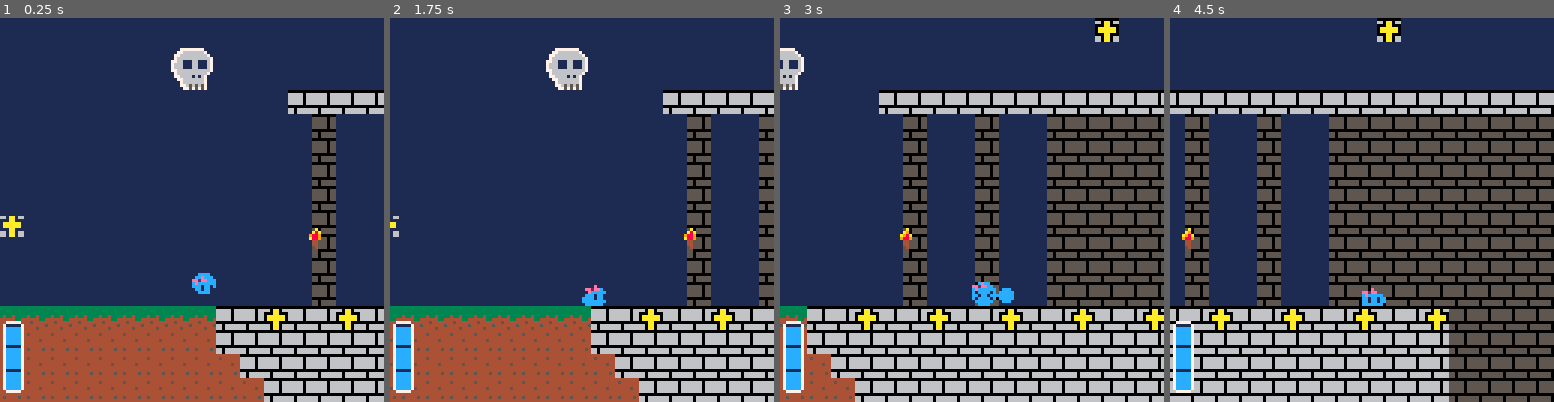
Above: before the commit, frames 1-4 (left to right).
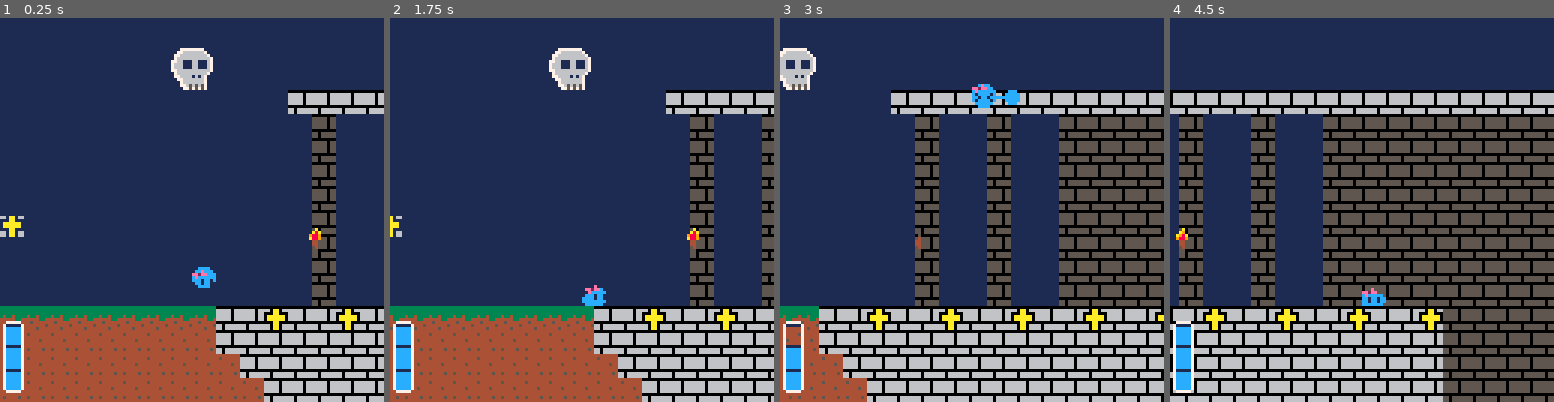
Above: after the commit, the same moments.

Repository: AriaLyndis/SlimeGamePrototype
Game: PICO-8 cartridge SlimeGamePrototype.p8
Two runs of this game, one before a commit and one after it. Both use one fixed random seed, a clock stepped at 60 frames per second and the inputs below.
Inputs:
- Up to frame 1 (0.25 s): no input
- Up to frame 2 (1.75 s): tap X (X key) at 0.33, 1.07 s; tap O (Z key) at 0.7, 1.7 s; hold Right from 1.6 s (still down)
- Up to frame 3 (3 s): tap X (X key) at 1.85, 2.97 s; release Right at 2.1 s; tap O (Z key) at 2.1, 2.5, 2.9 s; hold Up 2.15-2.42 s; hold Right from 2.47 s (still down)
- Up to frame 4 (4.5 s): release Right at 3.03 s; hold Left 3.08-3.58 s; tap O (Z key) at 3.3, 3.7, 4.1 s; hold Down 3.63-3.97 s; hold Right from 4.02 s (still down); tap X (X key) at 4.08 s

The runs differ from the first frame. In frame 1, 0.3% of the frame differs, in the area x 50-57%, y 64-72%; in frame 2, 7.1%; in frame 3, 20%, in the area x 0-100%, y 0-100%; in frame 4, 18%.

Commit message:
Some Added Functions for health

Diff:
--- a/SlimeGamePrototype.p8
+++ b/SlimeGamePrototype.p8
@@ -41,6 +41,20 @@
     print("slimeter: "..tostr(slimeter.level))
 end
 
+function collision(entity1, entity2)
+    if (((entity1.right >= entity2.left) and (entity1.right <= entity2.right))or ((entity1.left <= entity2.right) and (entity1.left >= entity2.left))) and ((entity1.bottom >= entity2.top) and entity1.top <= entity2.bottom) then
+        return true
+    else
+        return false
+    end
+end
+
+function update_edges(entity)
+    entity.right = entity.x + 7
+    entity.left = entity.x
+    entity.top = entity.y
+    entity.bottom = entity.y+7
+end
 -->8
 --player
 player = {
@@ -49,8 +63,8 @@
 y=64,
 velX=0,
 yvel=0,
-x_accel=.8,
-x_deccel=.4,
+x_accel=1,
+x_deccel=.5,
 jump_height=4,
 gravity=.5,
 right=0,
@@ -133,17 +147,8 @@
     end
 --velocity adjusts position
     if player.state.free then
-        if player.velX>0 then
-            player.x += ceil(player.velX)
-        			player.facing = "right"
-        else
-        player.x += flr(player.velX)
-        end
-        if player.yvel>0 then
-            player.y += ceil(player.yvel)
-        else
-        player.y += flr(player.yvel)
-        end
+        player.x += player.velX
+        player.y += player.yvel
     end
 --update edges
     player.right = 64+7
@@ -231,10 +236,14 @@
 y=70,
 sprite = 2,
 alive = true,
-unlit_timer = 0
+unlit_timer = 0,
+left=0,
+right=0,
+top=0,
+bottom=0
 }
 function pickup()
-	if torch.alive == true and ((torch.x+4 > player.left) and (torch.x+4 < player.right)) and ((torch.y+4 < player.bottom) and (torch.y+4 > player.top)) then
+	if torch.alive == true and collision(player, torch) then
     torch.alive = false
     torch.unlit_timer = 0
     player.yvel = -8
@@ -249,8 +258,9 @@
 end
 
 function update_torch()
- torch.x = -player.x+165
+    torch.x = -player.x+165
 	--current sprite
+    update_edges(torch)
 	pickup()
  if torch.alive == true then
 	 torch.sprite = 2+frame_count/3%3
@@ -278,10 +288,7 @@
 
 function update_block()
 --update edges
- block.right = block.x + 7
- block.left = block.x
- block.top = block.y
- block.bottom = block.y+7
+    update_edges(block)
 --collide
 	collide()
 end
@@ -313,10 +320,7 @@
 --update x
 real_block.x = -player.x+64
 --update edges
- real_block.right = real_block.x + 7
- real_block.left = real_block.x
- real_block.top = real_block.y
- real_block.bottom = real_block.y+7
+ update_edges(real_block)
 --collide
  real_collide()
 end
@@ -327,8 +331,8 @@
 
 function real_collide()
 
-	if (((player.right >= real_block.left) and (player.right <= real_block.right))or ((player.left <= real_block.right) and (player.left >= real_block.left))) and ((player.bottom >= real_block.top) and player.top <= real_block.bottom) then
-		player.y = real_block.top - 9
+	if collision(player, real_block) then
+		player.y = real_block.top - 7
         player.state.grounded = true
         slimeter.level = 3
     end
@@ -526,7 +530,7 @@
 0003020202020000000000000000000000000000000000000000000000000000000000000000000000000000000000000000000000000000000000000000000000000000000000000000000000000000000000000000000000000000000000000000000000000000000000000000000000000000000000000000000000000000
 0000000000000000000000000000000000000000000000000000000000000000000000000000000000000000000000000000000000000000000000000000000000000000000000000000000000000000000000000000000000000000000000000000000000000000000000000000000000000000000000000000000000000000
 __map__
-0e0e0e0e0e0e0e0e0e0e0e0e0e0e0e0e0e0e0e0e0e0e060e0e0e0e0e0e0e3f3f3f3f3f3f3f3f3f3f3f3f3f3f3f3f3f3f3f3f3f3f3f3f3f00000000000000000000000000000000000000000000000000000000000000000000000000000000000000000000000000000000000000000000000000000000000000000000000000
+0e0e0e0e0e0e0e0e0e0e0e0e0e0e0e0e0e0e0e0e0e0e0e0e0e0e0e0e0e0e3f3f3f3f3f3f3f3f3f3f3f3f3f3f3f3f3f3f3f3f3f3f3f3f3f00000000000000000000000000000000000000000000000000000000000000000000000000000000000000000000000000000000000000000000000000000000000000000000000000
 0e0e0e0e0e0e0e0e0e0e0e0e0e0e0e0e0e0e0e0e0e0e0e0e0e0e0e0e0e0e3f3f3f3f3f3f3f3f3f3f3f3f3f3f3f3f3f3f3f3f3f3f3f3f3f00000000000000000000000000000000000000000000000000000000000000000000000000000000000000000000000000000000000000000000000000000000000000000000000000
 0e0e0e0e0e0e0e0e0e0e0e0e0e0e0e0e0e0e0e0e0e0e0e0e0e0e0e0e0e0e3f3f3f3f3f3f3f3f3f3f3f3f3f3f3f3f3f3f3f3f3f3f3f3f3f00000000000000000000000000000000000000000000000000000000000000000000000000000000000000000000000000000000000000000000000000000000000000000000000000
 0e0e0e0e0e0e0e0e0e0e0e0e0e3f3f3f3f3f3f3f3f3f3f3f3f3f3f3f3f3f3f3f3f3f3f3f3f3f3f3f3f3f3f3f3f3f3f3f3f3f3f3f3f3f3f00000000000000000000000000000000000000000000000000000000000000000000000000000000000000000000000000000000000000000000000000000000000000000000000000
